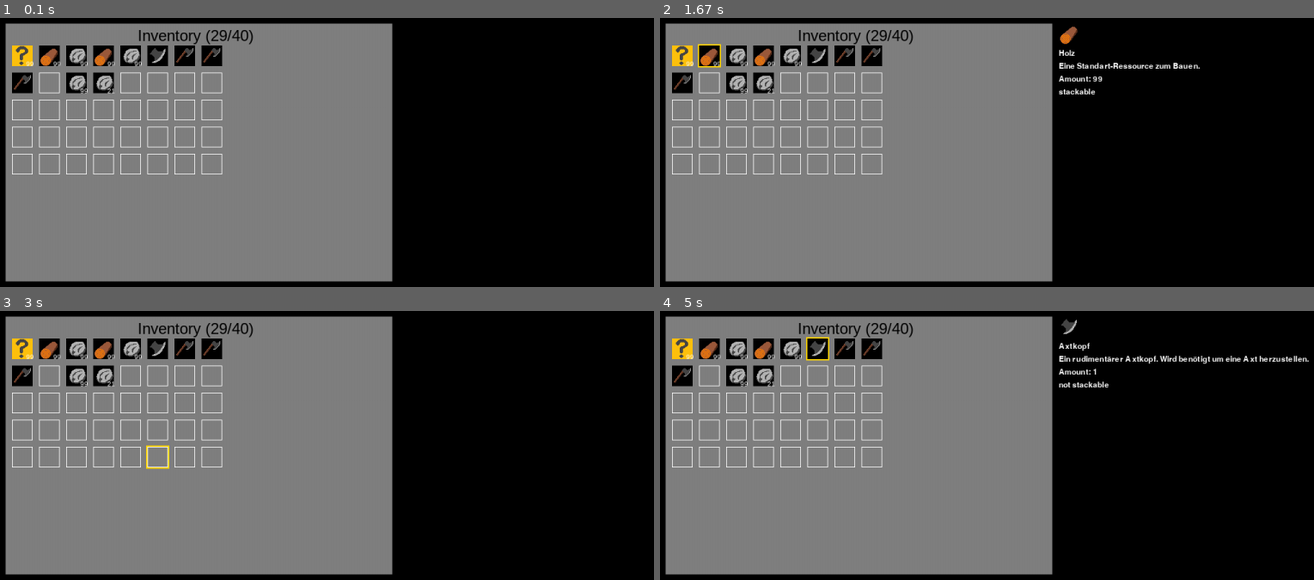
Above: before the commit, frames 1-4 (two rows, left to right).
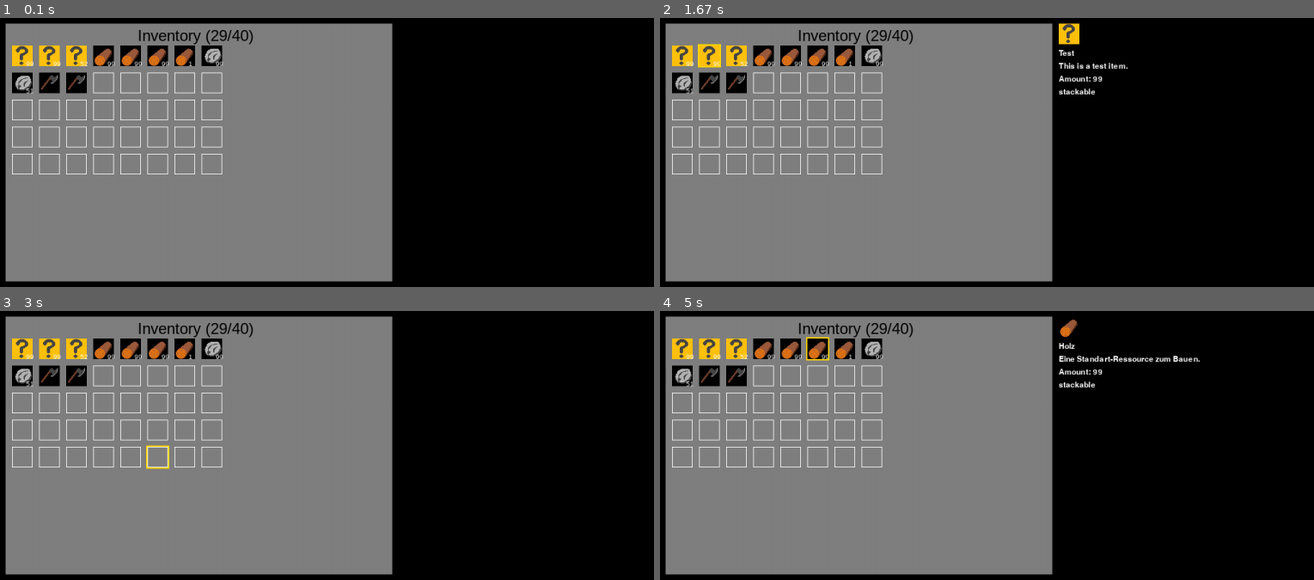
Above: after the commit, the same moments.

Repository: Pappet/CraftingGame_pygame
Game: pygame game, started from CraftingGame/main.py
Two runs of this game, one before a commit and one after it. Both use one fixed random seed, a clock stepped at 60 frames per second and the inputs below.
Inputs (mouse positions are in pixels of both pictures, inside the frame that each line leads up to):
- Up to frame 1 (0.1 s): no input
- Up to frame 2 (1.67 s): press the mouse at (869, 163) at 0.37 s; move the mouse to (836, 58) at 0.47 s; release the mouse at (outside the picture) at 0.6 s; press the mouse at (790, 55) at 0.7 s; move the mouse to (outside the picture) at 0.8 s; release the mouse at (outside the picture) at 0.93 s; click (outside the picture) at 1.05 s; press the mouse at (705, 55) at 1.37 s; move the mouse to (790, 125) at 1.47 s; release the mouse at (875, 195) at 1.6 s
- Up to frame 3 (3 s): press the mouse at (78, 429) at 1.7 s; move the mouse to (124, 415) at 1.8 s; release the mouse at (170, 402) at 1.93 s; press the mouse at (45, 429) at 2.03 s; move the mouse to (outside the picture) at 2.13 s; release the mouse at (outside the picture) at 2.27 s; press the mouse at (45, 375) at 2.37 s; move the mouse to (outside the picture) at 2.47 s; release the mouse at (outside the picture) at 2.6 s; press the mouse at (156, 456) at 2.7 s; move the mouse to (366, 319) at 2.8 s; release the mouse at (outside the picture) at 2.93 s
- Up to frame 4 (5 s): press the mouse at (679, 429) at 3.03 s; move the mouse to (895, 362) at 3.13 s; release the mouse at (outside the picture) at 3.27 s; press the mouse at (790, 348) at 3.37 s; move the mouse to (836, 345) at 3.47 s; release the mouse at (888, 345) at 3.6 s; press the mouse at (869, 402) at 3.7 s; move the mouse to (outside the picture) at 3.8 s; release the mouse at (outside the picture) at 3.93 s; press the mouse at (764, 402) at 4.03 s; move the mouse to (764, 389) at 4.13 s; release the mouse at (764, 375) at 4.27 s; press the mouse at (816, 402) at 4.37 s; move the mouse to (810, 356) at 4.47 s; release the mouse at (803, 311) at 4.6 s; press the mouse at (816, 348) at 4.7 s; move the mouse to (1078, 410) at 4.8 s; release the mouse at (outside the picture) at 4.93 s

The runs differ from the first frame. In frame 1, 1.8% of the frame differs, in the area x 2-35%, y 10-29%; in frame 2, 2.4%; in frame 3, 1.8%; in frame 4, 2.7%, in the area x 2-100%, y 2-29%.

Commit message:
Feature: Recipe Mechanism implemented! Crafting Items with a recipe is now possible. All kind of checks added. Hopefully this will be future prove!

Diff:
--- a/CraftingGame/Recipes/RecipeManager.py
+++ b/CraftingGame/Recipes/RecipeManager.py
@@ -1,11 +1,14 @@
 import json
 
+
 class RecipeManager:
-    def __init__(self):
+    def __init__(self, inventory, item_manager):
         self.recipes = []
+        self.inventory = inventory
+        self.item_manager = item_manager
 
     def load_recipes(self, recipes_file_path):
-        with open(recipes_file_path, 'r')as f:
+        with open(recipes_file_path, 'r') as f:
             self.recipes = json.load(f)
 
     def get_recipe_by_name(self, name):
@@ -22,10 +25,29 @@
                     results.append(recipe)
         return results
 
-    def can_craft(self, recipe, inventory) -> bool:
+    def can_craft(self, recipe) -> bool:
         if recipe in self.recipes:
             for item, amount in recipe["ingredients"].items():
-                if inventory.get(item, 0) < amount:
+                if self.inventory.get_items().get(item, 0) < amount:
+                    print(f"Not enough Ingredients for {recipe['name']} in Inventory!")
                     return False
+                print(f"Recipe: {recipe['name']} can be crafted!")
                 return True
+        print(f"This is an invalid Recipe!")
         return False
+
+    def craft(self, recipe) -> bool:
+        if self.can_craft(recipe):
+            print(f"You are crafting a {recipe['name']}")
+            for ingredients_item, ingredients_amount in recipe["ingredients"].items():
+                item_object = self.item_manager.get_item_by_name(ingredients_item)
+                self.inventory.remove_item(item_object, ingredients_amount)
+                print(f"Removed {ingredients_amount} of {ingredients_item} from the inventory!")
+
+            for result_item, result_amount in recipe["results"].items():
+                result_object = self.item_manager.get_item_by_name(result_item)
+                self.inventory.add_item(result_object, result_amount)
+                print(f"Added {result_amount} of {result_item}!")
+            return True
+        print(f"Can't craft this recipe!")
+        return False
--- a/CraftingGame/main.py
+++ b/CraftingGame/main.py
@@ -2,7 +2,6 @@
 import helper.color as color
 from menus.Inventory import Inventory
 from items.ItemsManager import ItemsManager
-from menus.Menu import Menu
 from menus.MenuManager import MenuManager
 from Recipes.RecipeManager import RecipeManager
 
@@ -48,28 +47,21 @@
 item4 = items_manager.get_item_by_id(3)
 item5 = items_manager.get_item_by_id(4)
 
-inventory.add_item(item1, 99)
-inventory.add_item(item2, 99)
-inventory.add_item(item3, 99)
-inventory.add_item(item2, 99)
-inventory.add_item(item3, 99)
+inventory.add_item(item1, 250)
+inventory.add_item(item2, 300)
+inventory.add_item(item3, 150)
 inventory.add_item(item4, 1)
 inventory.add_item(item5, 1)
-inventory.add_item(item5, 1)
-inventory.add_item(item5, 1)
-inventory.add_item(item5, 1)
-inventory.add_item(item3, 120)
 
 print(inventory.get_items())
-inventory.remove_item(item5, 1)
-print(inventory.get_items())
-
 
 # ---- Rezepte --------------------------------------------------------
-recipe_manager = RecipeManager()
+recipe_manager = RecipeManager(inventory, items_manager)
 recipe_manager.load_recipes("./Recipes/recipes.json")
 # print(recipe_manager.get_recipes_by_ingredient("Holz"))
-# print(recipe_manager.can_craft(recipe_manager.get_recipe_by_name("Axt"), inventory.get_items()))
+# print(recipe_manager.can_craft(recipe_manager.get_recipe_by_name("Steinaxt")))
+recipe_manager.craft(recipe_manager.get_recipe_by_name("Steinaxt"))
+print(inventory.get_items())
 
 # ---- Haupt-Schleife --------------------------------------------------------
 while running:
--- a/CraftingGame/menus/Inventory.py
+++ b/CraftingGame/menus/Inventory.py
@@ -142,7 +142,6 @@
         return False
 
     def remove_item(self, item, amount):
-        print(self.get_items())
         if item.stackable:
             if self.get_item_amount(item.name) >= amount:
                 if amount > self.max_stack_size:
@@ -158,7 +157,6 @@
                     for slot in reversed(self.slots):
                         if not slot.is_empty():
                             if slot.item.id == item.id:
-                                print(f"amount: {amount} is smaller {self.max_stack_size}")
                                 slot.remove_item(amount)
                                 return True
             else:
